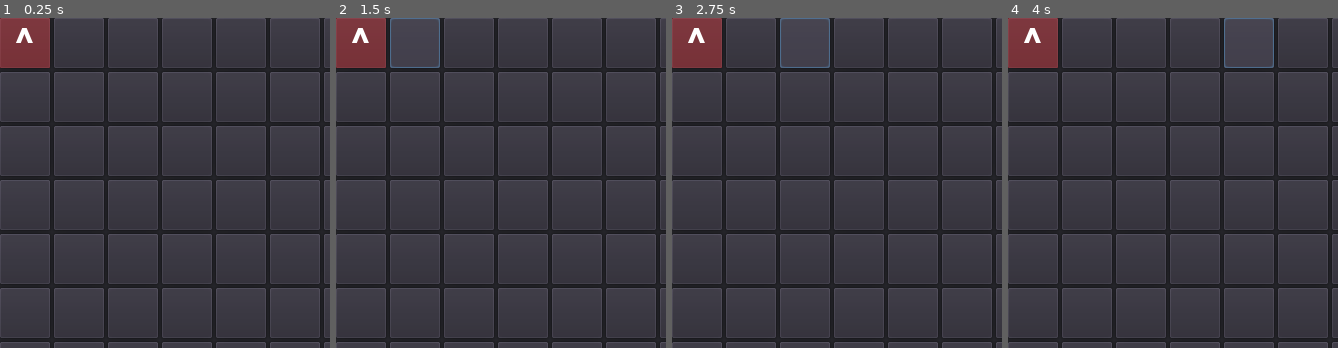
Above: before the commit, frames 1-4 (left to right).
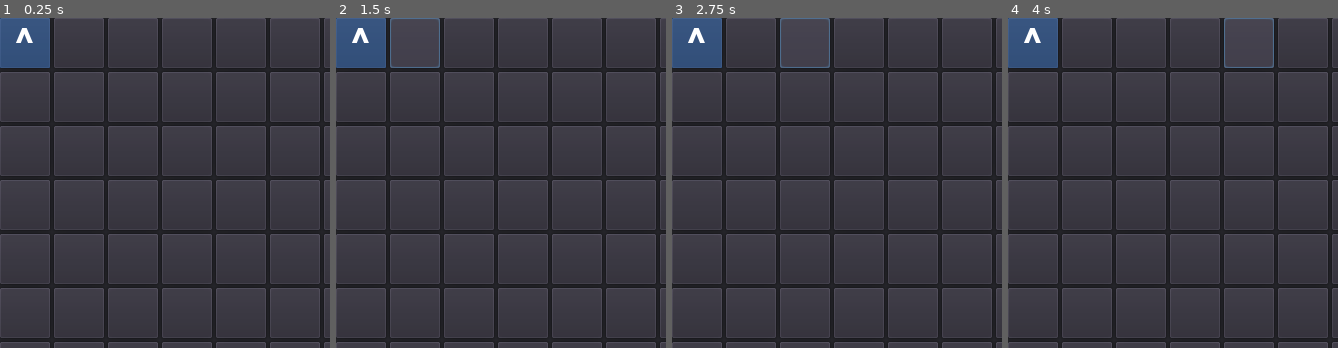
Above: after the commit, the same moments.

Repository: felipe-higino/sniper-chess-game
Game: Godot game, scene res://Table/GameScene.tscn
Two runs of this game, one before a commit and one after it. Both use one fixed random seed, a clock stepped at 60 frames per second and the inputs below.
Inputs (mouse positions are % of the whole screen's width and height, from its top left):
- Up to frame 1 (0.25 s): no input
- Up to frame 2 (1.5 s): click (4, 4) at 0.5 s; click (12, 4) at 1.27 s
- Up to frame 3 (2.75 s): click (20, 4) at 2.02 s
- Up to frame 4 (4 s): click (28, 4) at 2.77 s; click (37, 4) at 3.52 s
The pictures show only the part of the screen within x 0-50%, y 0-50%; the shares and areas given below are measured in that part.

The runs differ from the first frame. In frame 1, 2.2% of the frame differs, in the area x 0-16%, y 0-16%; in frame 2, 2.2%; in frame 3, 2.2%; in frame 4, 2.2%.

Commit message:
Team blu and red
API inside sniper, to change to team blue or team red.

Diff:
--- a/Sniper chess/Sniper/Sniper.gd
+++ b/Sniper chess/Sniper/Sniper.gd
@@ -1,19 +1,21 @@
 extends ColorRect
+
+export (Color) var RED = null
+export (Color) var BLU = null
+
 const ANGLES = {
 	"TOP": 0.0,
 	"BOTTOM": 180.0,
 	"RIGHT": 90.0,
-	"LEFT": -90
+	"LEFT": -90.0
 }
-
 var angle:String = "TOP" setget _set_sniper_angle
-
 
 func _set_sniper_angle(value):
 	set_rotation_degrees(value)
 	angle = value
 
-#API
+#---------------------------------- API
 func face_top():
 	_set_sniper_angle(ANGLES.TOP)
 
@@ -25,3 +27,9 @@
 
 func face_right():
 	_set_sniper_angle(ANGLES.RIGHT)
+
+func set_team_blue():
+	color = BLU
+
+func set_team_red():
+	color = RED
--- a/Sniper chess/Sniper/Sniper.tscn
+++ b/Sniper chess/Sniper/Sniper.tscn
@@ -15,11 +15,13 @@
 rect_min_size = Vector2( 50, 50 )
 rect_pivot_offset = Vector2( 25, 25 )
 mouse_filter = 2
-color = Color( 0.976471, 0.172549, 0.172549, 0.333333 )
+color = Color( 0.160784, 0.521569, 0.945098, 0.333333 )
 script = ExtResource( 2 )
 __meta__ = {
 "_edit_use_anchors_": false
 }
+RED = Color( 0.976471, 0.172549, 0.172549, 0.333333 )
+BLU = Color( 0.160784, 0.521569, 0.945098, 0.333333 )
 
 [node name="Label" type="Label" parent="."]
 margin_right = 50.0
